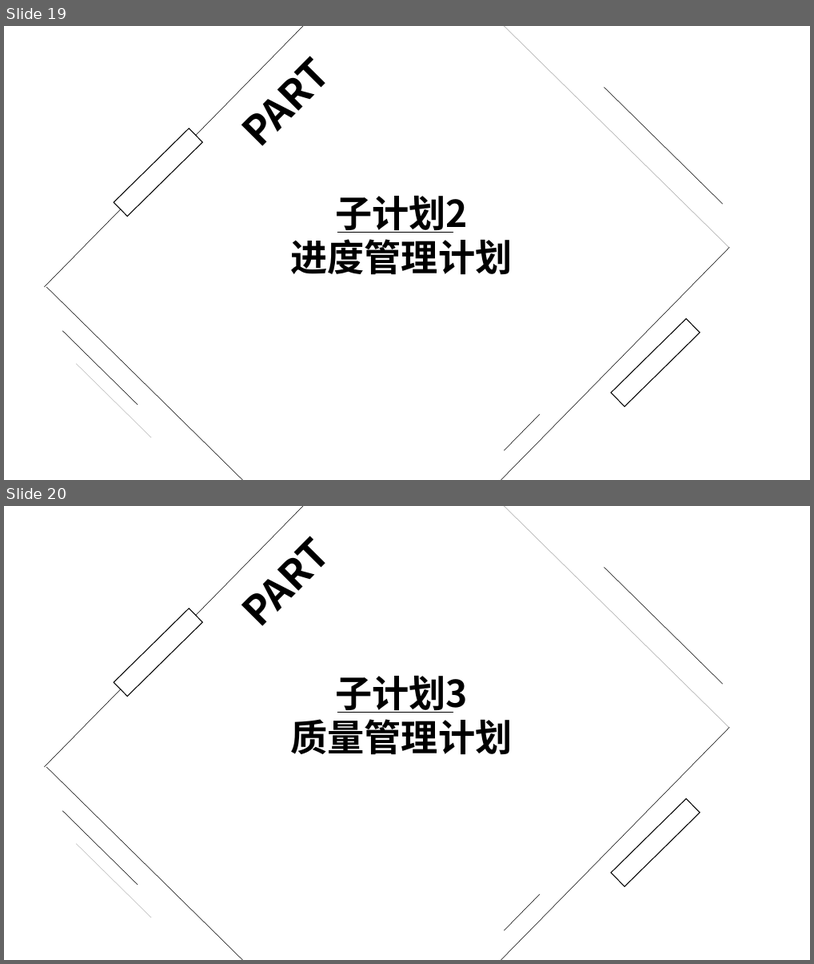
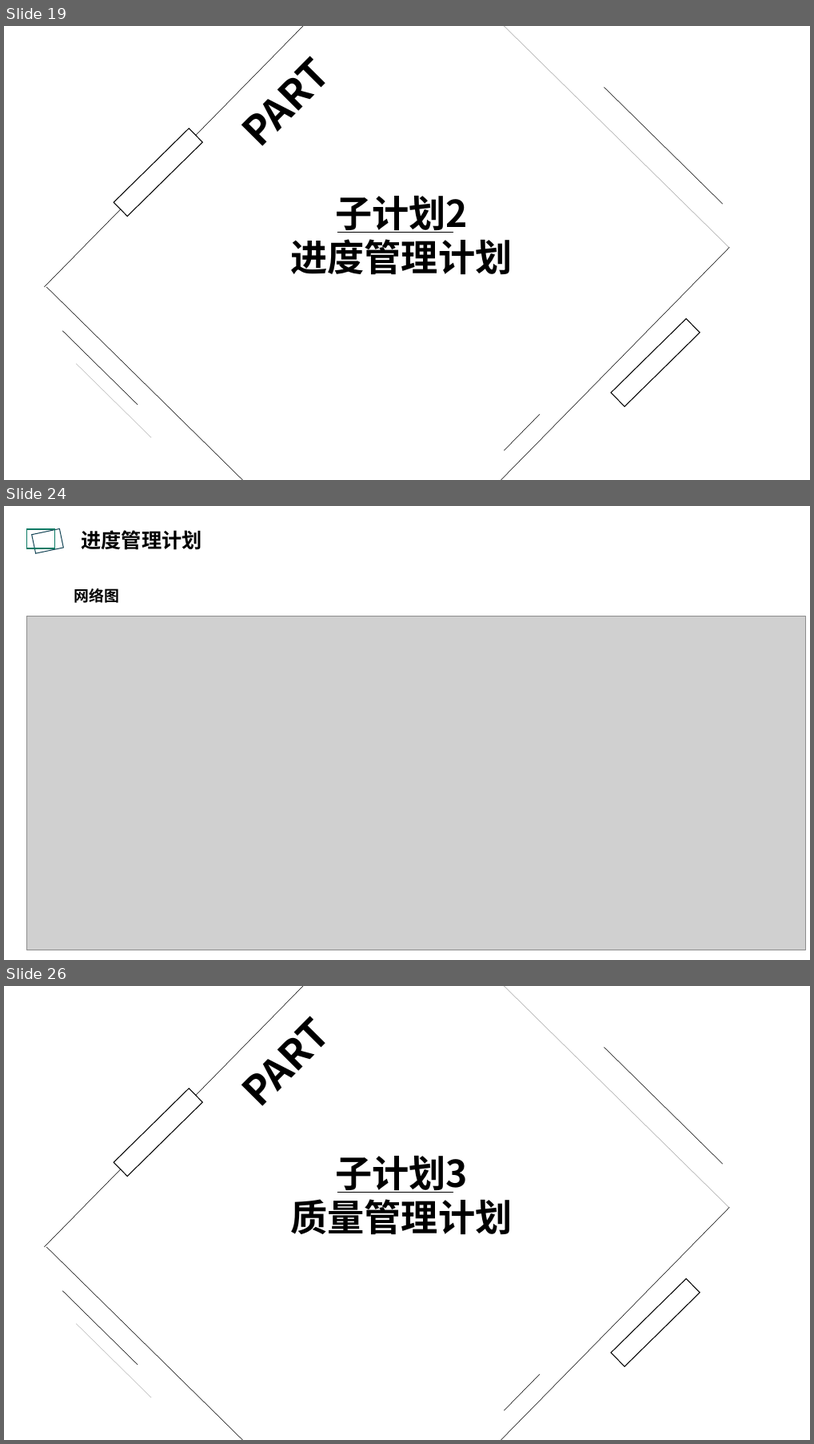
Before and after one commit to PRD2018-G10/TeachingAssistWebsiteProject, a slide deck: 所有组员每周任务/Date1207/PRD2018-G10-需求工程项目计划评审.pptx. Shown one above the other, each under a label of ours: slides 19 and 20 before the commit, slides 19, 24 and 26 after it; the slides between them are not shown. The pictures are 814x964 and 814x1444 pixels, drawn with LibreOffice and Linux fonts; fonts in the diff are those of the drawing; grey boxes stand for pictures; background and template pictures are left out. Boxes give left, top, right and bottom in pixels: in the first picture for what was removed or moved away, otherwise in the second. Text is boxed around its words. In the diff, an @@ line names an element or a change of style, - is before the commit and + after.

```diff
--- a/所有组员每周任务/Date1207/PRD2018-G10-需求工程项目计划评审.pptx
+++ b/所有组员每周任务/Date1207/PRD2018-G10-需求工程项目计划评审.pptx
@@ slide 24 added at [4,506,810,960], background picture (left out) @@
@@ rectangle added at [26,529,55,548], outline #0A7A64 1 pt @@
@@ rectangle added at [32,528,64,553], outline #184858 1 pt @@
@@ text added at [82,530,202,550], 24 pt, text #000000, bold @@
+进度管理计划
@@ text added at [74,588,120,603], 18 pt, text #000000, bold @@
+网络图
@@ picture added at [26,616,806,949] @@
@@ what was slide 20 is now slide 26 @@
```
Also in this commit, not shown: 5 other slides added, 1 slide removed, 13 other files.
